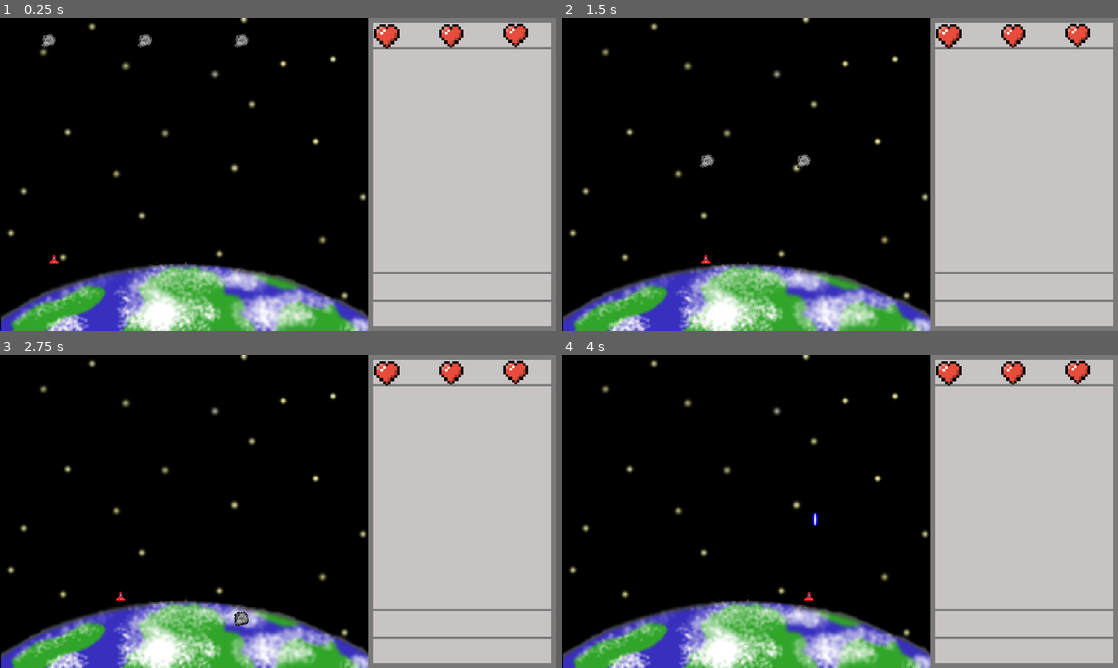
Above: before the commit, frames 1-4 (two rows, left to right).
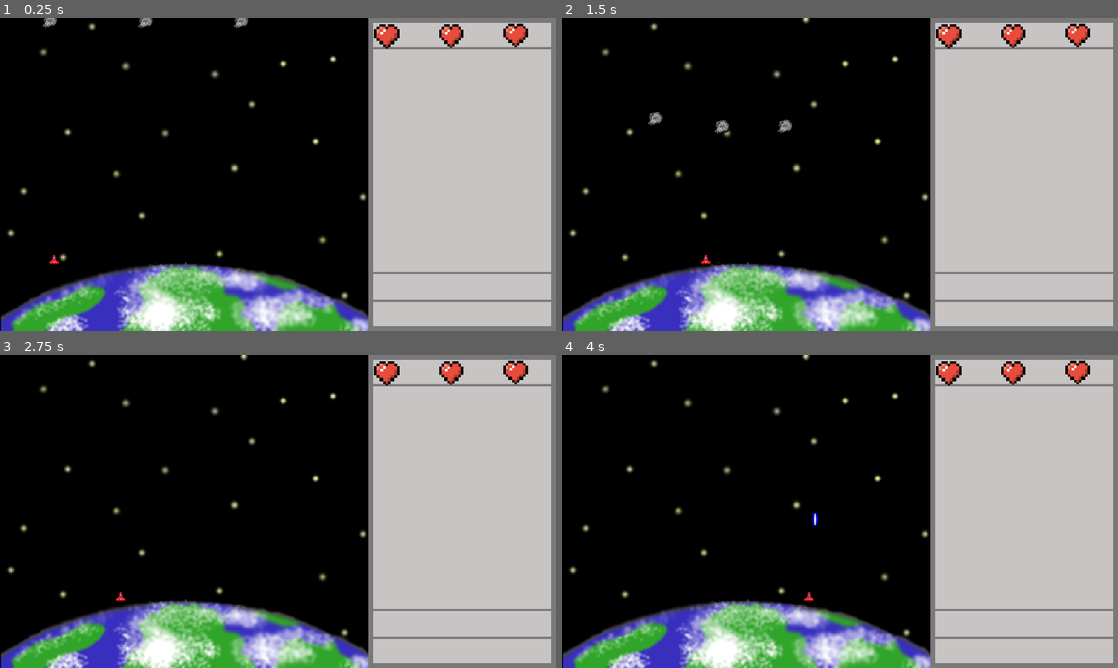
Above: after the commit, the same moments.

Repository: Pchristy03/EAP-Redox
Game: Godot game, scene res://main.tscn
Two runs of this game, one before a commit and one after it. Both use one fixed random seed, a clock stepped at 60 frames per second and the inputs below.
Inputs:
- Up to frame 1 (0.25 s): no input
- Up to frame 2 (1.5 s): tap Enter (ui_accept) at 0.5, 0.77 s; hold Right (ui_right) 0.53-1.28 s; hold Left (ui_left) from 1.28 s (still down)
- Up to frame 3 (2.75 s): tap Enter (ui_accept) at 1.52 s; release Left (ui_left) at 2.03 s; hold Right (ui_right) from 2.03 s (still down)
- Up to frame 4 (4 s): tap Enter (ui_accept) at 3.02, 3.77 s; release Right (ui_right) at 3.53 s; hold Left (ui_left) from 3.53 s (still down)

The runs differ from the first frame. In frame 1, 0.4% of the frame differs, in the area x 7-45%, y 0-10%; in frame 2, 0.4%; in frame 3, 0.1%; in frame 4, nothing differs.

Commit message:
Revamped Asteroid Physics

Diff:
--- a/asteroid.gd
+++ b/asteroid.gd
@@ -1,18 +1,17 @@
-extends RigidBody2D
+extends CharacterBody2D
 @export var asteroid: PackedScene
 
-var velocity = Vector2.ZERO
-var velocity_dir = Vector2.ZERO
+var dest_dir = Vector2.ZERO
 
 const speed = 200
 
-func _ready():
-	velocity_dir = Vector2(position.x, position.y + 100) - position
-	velocity_dir = velocity_dir.normalized()
+func init(dest):
+	dest_dir = position.direction_to(Vector2(position.x, position.y + 1))
+	velocity += dest_dir * speed
 
-
-func _physics_process(_delta):
-	linear_velocity = velocity_dir * speed
+func _physics_process(delta):
+	velocity += position.direction_to(Vector2(390, 650)) * speed * delta
+	move_and_slide()
 
 func _on_visible_on_screen_notifier_2d_screen_exited():
 	queue_free()
--- a/asteroid.tscn
+++ b/asteroid.tscn
@@ -75,10 +75,9 @@
 turbulence_initial_displacement_min = -91.4
 turbulence_initial_displacement_max = 6.3
 
-[node name="Asteroid" type="RigidBody2D"]
+[node name="Asteroid" type="CharacterBody2D"]
 collision_layer = 4
-collision_mask = 13
-gravity_scale = 0.0
+collision_mask = 9
 script = ExtResource("1_6ar2y")
 metadata/_edit_group_ = true
 
--- a/main.gd
+++ b/main.gd
@@ -13,7 +13,6 @@
 		aster.add_to_group("Asteroids")
 		add_child(aster)
 
-
 func _on_player_shoot(location):
 	var proj = proj_scene.instantiate()
 	proj.position = location
